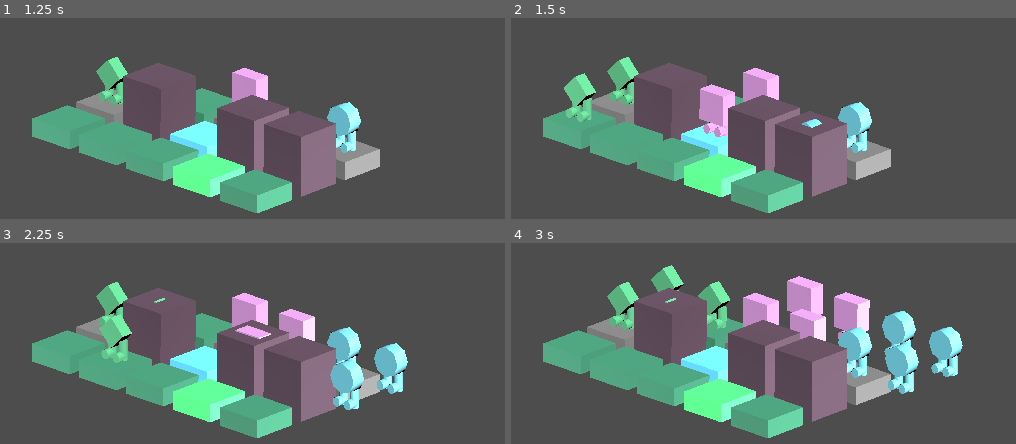
Above: before the commit, frames 1-4 (two rows, left to right).
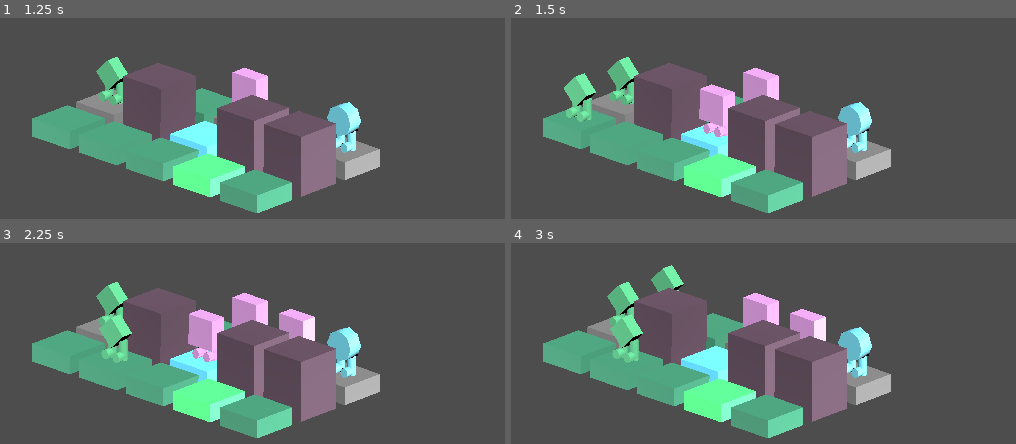
Above: after the commit, the same moments.

Repository: JakeDaSpud/triso
Game: Godot game, scene res://Scenes/Levels/Jake_Testing_Scene_KaylonDontTouch.tscn
Same seed, same stepped clock (60 frames per second), same inputs: the game is played once before the commit and once after it. This scene is started directly instead of the project's main scene.
Inputs (mouse positions are in pixels of both pictures, inside the frame that each line leads up to):
- Up to frame 1 (1.25 s): tap Enter at 0.5 s; move the mouse to (outside the picture) at 0.52 s; hold D (Right) from 0.53 s (still down); click (outside the picture) at 0.67 s
- Up to frame 2 (1.5 s): tap Space at 1.25 s; move the mouse to (516, 26) at 1.27 s; release D (Right) at 1.28 s; hold S (Down) from 1.28 s (still down); click (516, 26) at 1.42 s
- Up to frame 3 (2.25 s): tap Enter at 2 s; move the mouse to (outside the picture) at 2.02 s; release S (Down) at 2.03 s; hold D (Right) from 2.03 s (still down); click (outside the picture) at 2.17 s
- Up to frame 4 (3 s): tap Space at 2.75 s; move the mouse to (637, 317) at 2.77 s; release D (Right) at 2.78 s; hold W (Up) from 2.78 s (still down); click (637, 317) at 2.92 s

Frame 1 is identical in both runs. In frame 2, 0.1% of the frame differs, in the area x 57-62%, y 50-55%; in frame 3, 3.9%; in frame 4, 7.4%, in the area x 19-90%, y 16-76%.

Commit message:
Added collision between players and the walls/voids

Diff:
--- a/Scripts/level_loader.gd
+++ b/Scripts/level_loader.gd
@@ -1,6 +1,9 @@
 extends Node3D
 
 var GAMEMANAGERS_TileSize : float = 2.0;
+
+# Create an array of arrays to store x and y positions of all tiles that players can access
+var Board : Array[Array] = [];
 
 # All Entities that can be Instanced
 const Circle_Player_Entity = preload("res://Entities/Players/Circle.tscn");
@@ -52,7 +55,8 @@
 var void_count : int = 0;
 
 func _ready():
-	pass
+	# Add first row to array
+	Board.append([]);
 
 
 func _load_from_file(_file_path : String) -> String:
@@ -102,20 +106,26 @@
 
 			# Last tile on the current line
 			_determine_tile_and_spawn(_tile_duo[0], Vector3(col * GAMEMANAGERS_TileSize, 0, row * GAMEMANAGERS_TileSize));
+			Board.back().append(_tile_duo[0]);
 
 			print_debug("Going to next line!");
 			col = 0;
 			row += 1;
+			Board.append([]);
 
 			# First tile on the next line
 			_determine_tile_and_spawn(_tile_duo[1], Vector3(col * GAMEMANAGERS_TileSize, 0, row * GAMEMANAGERS_TileSize));
+			Board.back().append(_tile_duo[1]);
+
+			# Add new row to array ever line in the text file
 
 		# Going right
 		else:
 			col += 1;
 
 		_determine_tile_and_spawn(_current_tile, Vector3(col * GAMEMANAGERS_TileSize, 0, row * GAMEMANAGERS_TileSize));
-
+		if(_current_tile != "v\nv"):
+			Board.back().append(_current_tile);
 	#
 
 
@@ -175,16 +185,31 @@
 
 	_tile.position = pos;
 
+	if type == Circle_Player_Entity || type == Square_Player_Entity || type == Triangle_Player_Entity:
+		_tile.x = pos.x / GAMEMANAGERS_TileSize;
+		_tile.y = pos.z / GAMEMANAGERS_TileSize;
+		_tile.Board = Board;
+		if type == Circle_Player_Entity:
+			_tile.shape = "c";
+		if type == Square_Player_Entity:
+			_tile.shape = "s";
+		if type == Triangle_Player_Entity:
+			_tile.shape = "t";
+
 	# Dramatic pause so the player can see the level get built, might be annoying for bigger levels
 	_wait(0.5);
 	add_child(_tile);
 
 
 # Called every frame. 'delta' is the elapsed time since the previous frame.
-func _process(delta) -> void:
+func _input(delta) -> void:
 	if Input.is_mouse_button_pressed(MOUSE_BUTTON_LEFT):
 		load_level("res://Scenes/Levels/Level-00_Testing.txt");
 
+		Board.remove_at(Board.size() - 1);
+		print_debug("Board ", Board.size())
+		for inner_array in Board:
+			print_debug(inner_array, inner_array.size());
 
 func _wait(duration: float) -> void:
 	await get_tree().create_timer(duration).timeout;
--- a/Scripts/player_script.gd
+++ b/Scripts/player_script.gd
@@ -2,23 +2,36 @@
 
 @export var _tile_size : int = 2;
 
+var x : int;
+var y : int;
+var shape : String;
+var Board : Array;
+
 # Called when the node enters the scene tree for the first time.
 func _ready():
-	pass # Replace with function body.
-
+	print_debug(x,", ",y)
+	#var Board =  get_parent().Board
 
 # Called every frame. 'delta' is the elapsed time since the previous frame.
 func _process(delta):
+	#print_debug(shape,", ",x,", ",y)
+	# Handle Input
+	if Input.is_action_just_pressed("Left") && Board[y][x-1] != "w" && Board[y][x-1] != "v":
+		self.position.x -= _tile_size;
+		x -= 1;
+		print_debug(x,", ",y)
 
-	# Handle Input
-	if Input.is_action_just_pressed("Left"):
-		self.position.x -= _tile_size;
+	if Input.is_action_just_pressed("Up") && Board[y-1][x] != "w" && Board[y-1][x] != "v":
+		self.position.z -= _tile_size;
+		y -= 1;
+		print_debug(x,", ",y)
 
-	if Input.is_action_just_pressed("Up"):
-		self.position.z -= _tile_size;
+	if Input.is_action_just_pressed("Right") && Board[y][x+1] != "w" && Board[y][x+1] != "v":
+		self.position.x += _tile_size;
+		x += 1;
+		print_debug(x,", ",y)
 
-	if Input.is_action_just_pressed("Right"):
-		self.position.x += _tile_size;
-
-	if Input.is_action_just_pressed("Down"):
+	if Input.is_action_just_pressed("Down") && Board[y+1][x] != "w" && Board[y+1][x] != "v":
 		self.position.z += _tile_size;
+		y += 1;
+		print_debug(x,", ",y)
